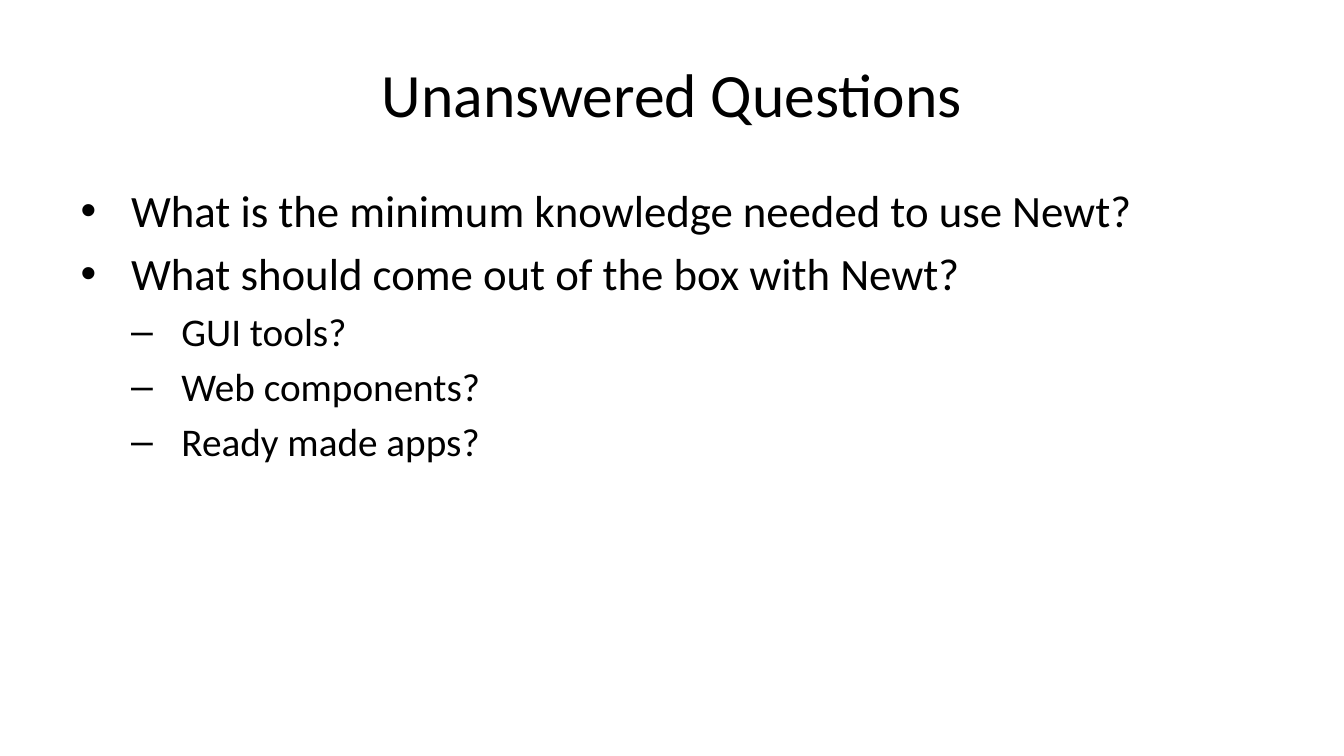
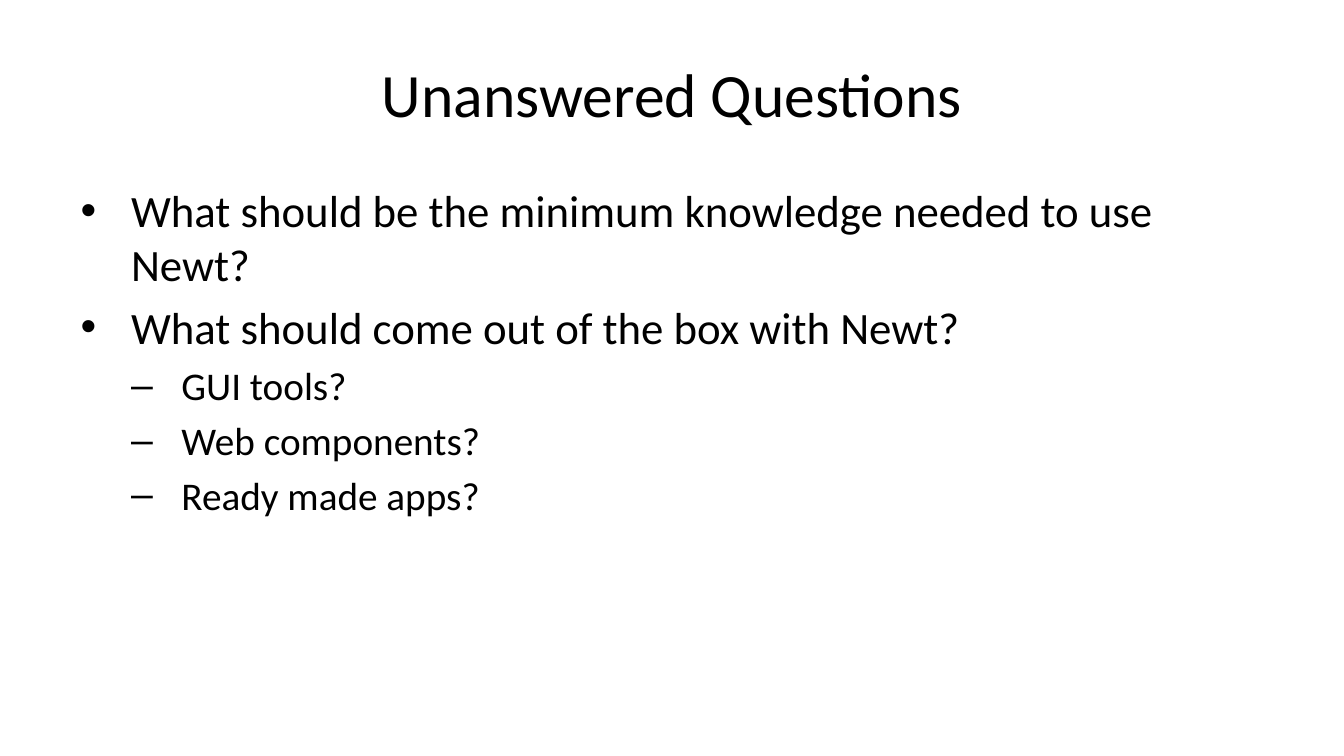
Before and after one commit to caltechlibrary/newt, a slide deck: slide 23 of presentation2/newt-p2.pptx (slide 26 before the commit). Drawn at 1344x756 pixels with LibreOffice and Linux fonts; fonts in the diff are those of the drawing. Boxes give left, top, right and bottom in pixels: in the first picture for what was removed or moved away, otherwise in the second. Text is boxed around its words. In the diff, an @@ line names an element or a change of style, - is before the commit and + after.

```diff
--- a/presentation2/newt-p2.pptx
+++ b/presentation2/newt-p2.pptx
@@ text at bbox=[131, 196, 1152, 282]: text changed @@
-• What is the minimum knowledge needed to use Newt?
+• What should be the minimum knowledge needed to use Newt?
```
Also in this commit, not shown: 16 other slides changed, 7 slides added, 10 slides removed, 4 other files.
